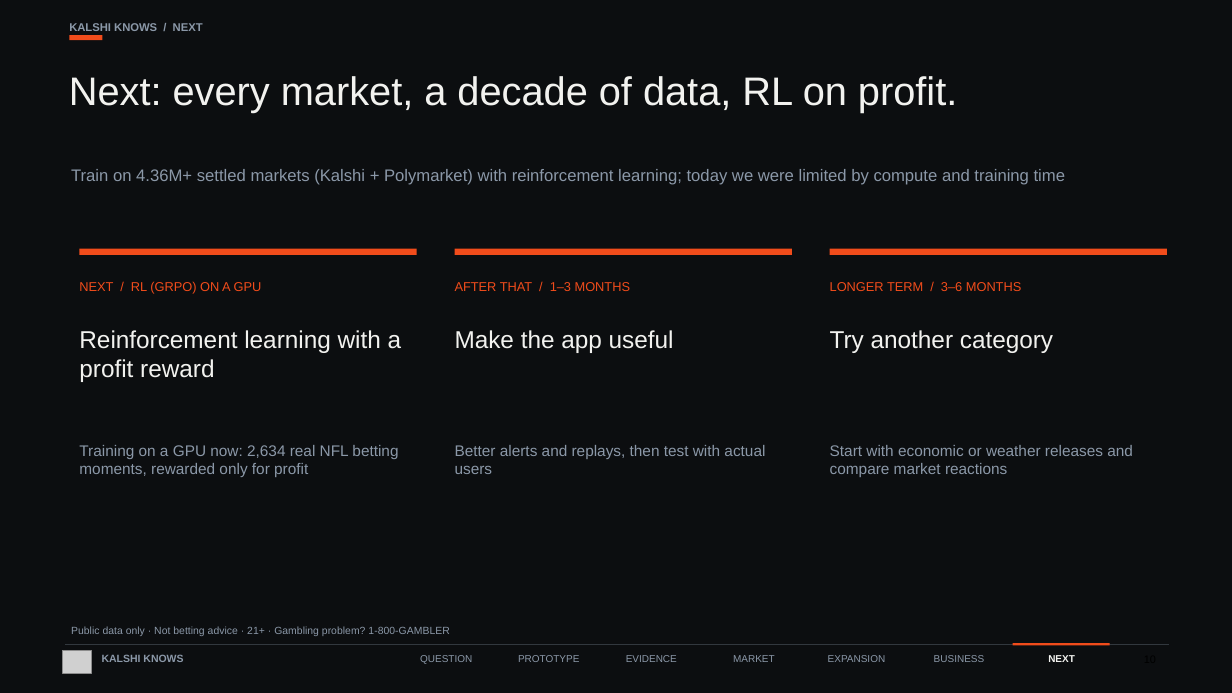
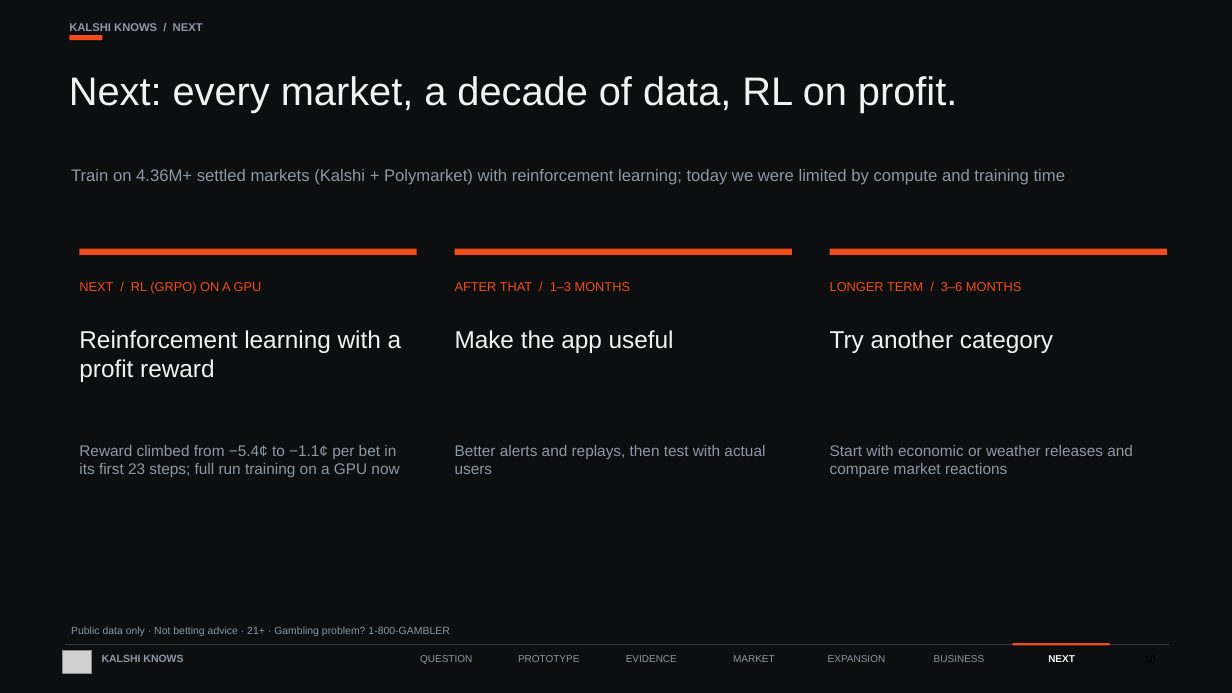
Before and after one commit to faisal-nabulsi/kalshi-knows, a slide deck: slide 10 of slides/Kalshi_Knows_FINAL.pptx. Drawn at 1232x693 pixels with LibreOffice and Linux fonts; fonts in the diff are those of the drawing; grey boxes stand for pictures. Boxes give left, top, right and bottom in pixels: in the first picture for what was removed or moved away, otherwise in the second. Text is boxed around its words. In the diff, an @@ line names an element or a change of style, - is before the commit and + after.

Commit message:
FINAL deck: GRPO reward line

```diff
--- a/slides/Kalshi_Knows_FINAL.pptx
+++ b/slides/Kalshi_Knows_FINAL.pptx
@@ text at [79,445,399,477]: text changed @@
-Training on a GPU now: 2,634 real NFL betting moments, rewarded only for profit
+Reward climbed from −5.4¢ to −1.1¢ per bet in its first 23 steps; full run training on a GPU now
```
